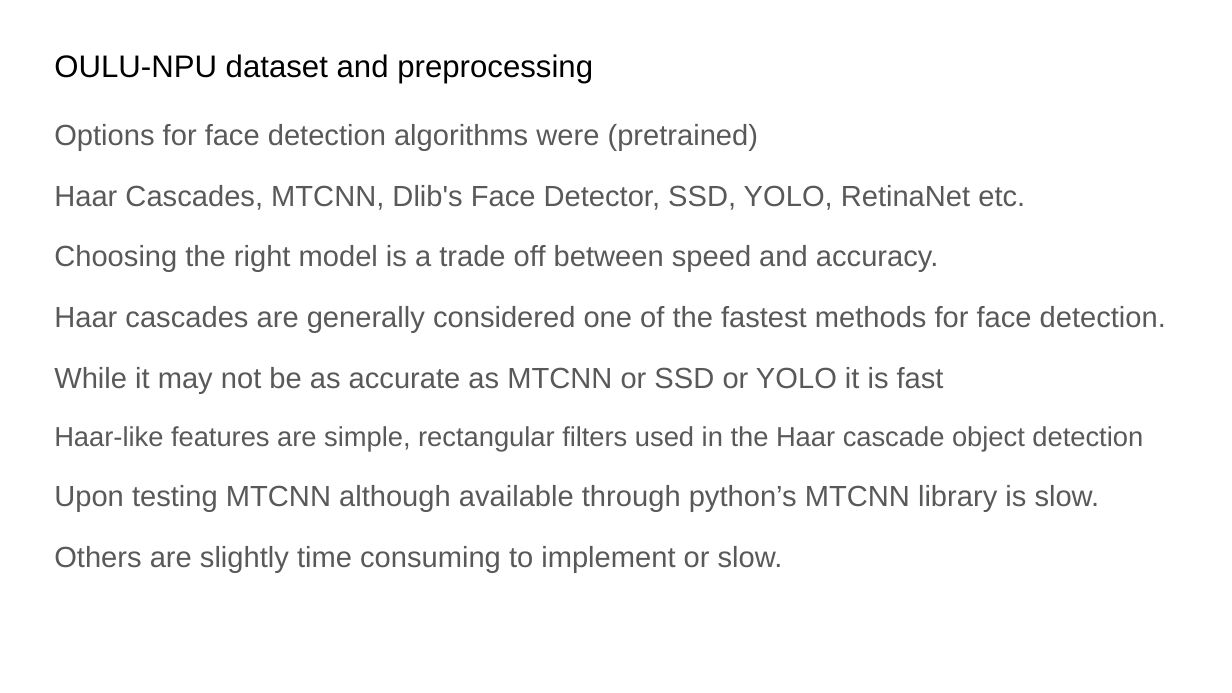
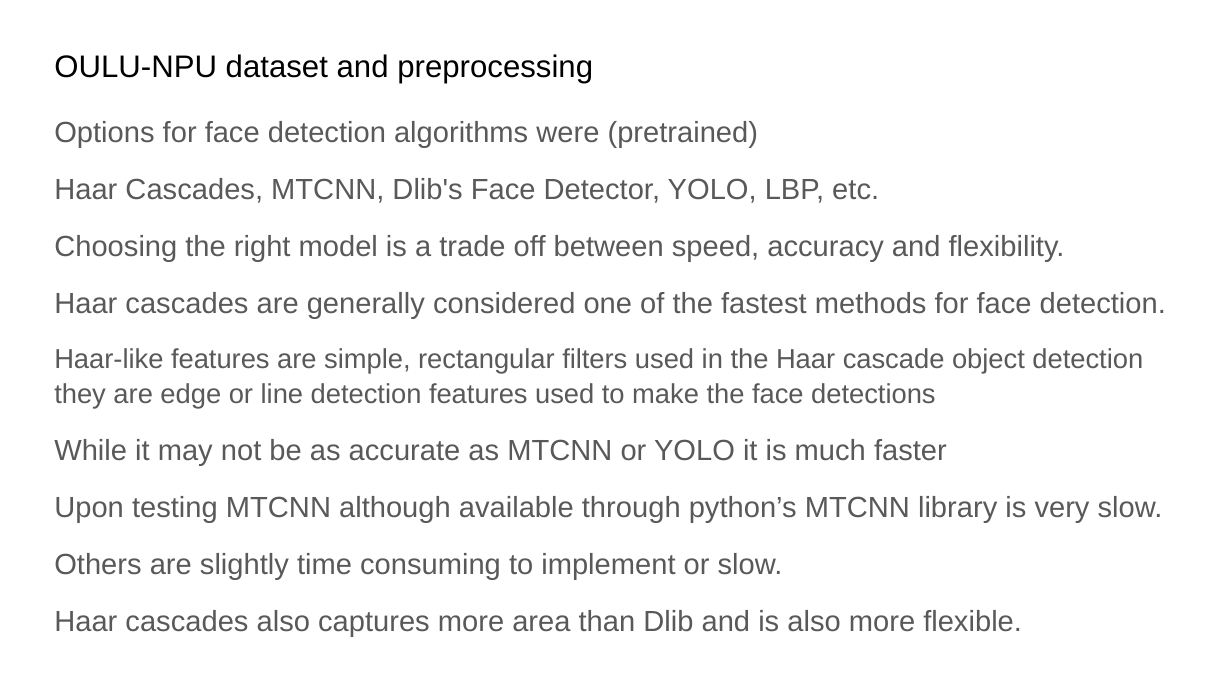
Before and after one commit to D10752002/BTP-Face-Anti-Spoofing, a slide deck: slide 26 of PPTs/Face Anti-Spoofing presentation - BTP work status pre-mid sem.pptx (slide 25 before the commit). Drawn at 1232x693 pixels with LibreOffice and Linux fonts; fonts in the diff are those of the drawing. Boxes give left, top, right and bottom in pixels: in the first picture for what was removed or moved away, otherwise in the second. Text is boxed around its words. In the diff, an @@ line names an element or a change of style, - is before the commit and + after.

Commit message:
Adding new ppt

```diff
--- a/PPTs/Face Anti-Spoofing presentation - BTP work status pre-mid sem.pptx
+++ b/PPTs/Face Anti-Spoofing presentation - BTP work status pre-mid sem.pptx
@@ text at box(54, 121, 1166, 579): line spacing 1.15 to 1.05; less space between paragraphs @@
@@ text at box(54, 178, 1065, 261): text changed @@
-Haar Cascades, MTCNN, Dlib's Face Detector, SSD, YOLO, RetinaNet etc.
-Choosing the right model is a trade off between speed and accuracy.
+Haar Cascades, MTCNN, Dlib's Face Detector, YOLO, LBP, etc.
+Choosing the right model is a trade off between speed, accuracy and flexibility.
@@ text at box(54, 348, 1163, 522): text changed; size 17 to 16 pt @@
-While it may not be as accurate as MTCNN or SSD or YOLO it is fast
-Haar-like features are simple, rectangular filters used in the Haar cascade object detection
-Upon testing MTCNN although available through python’s MTCNN library is slow.
+Haar-like features are simple, rectangular filters used in the Haar cascade object detection they are edge or line detection features used to make the face detections
+While it may not be as accurate as MTCNN or YOLO it is much faster
+Upon testing MTCNN although available through python’s MTCNN library is very slow.
@@ text at box(54, 610, 1022, 636): paragraph added @@
+Haar cascades also captures more area than Dlib and is also more flexible.
```
Also in this commit, not shown: 7 other slides changed, 4 slides added.
